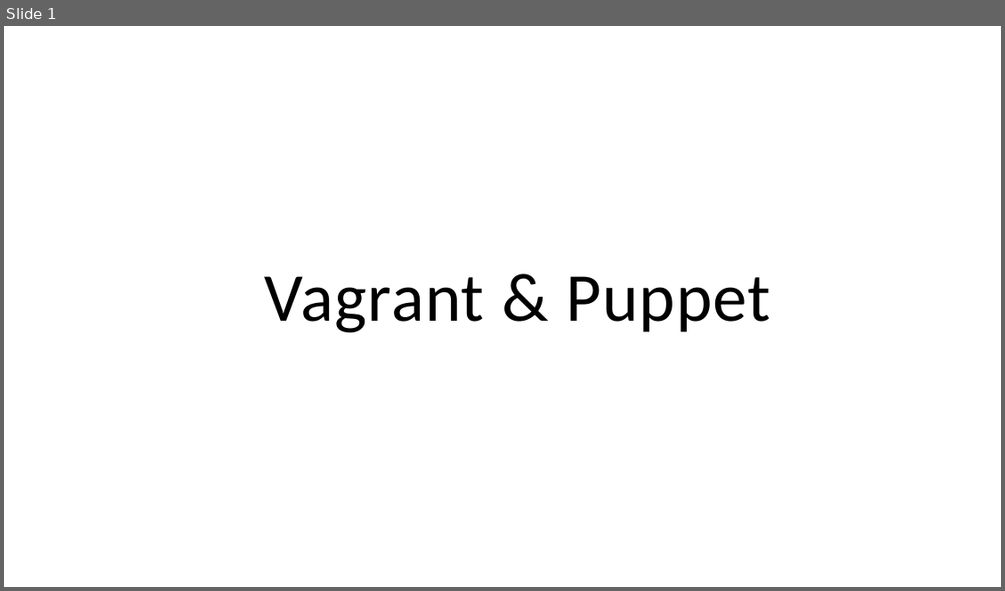
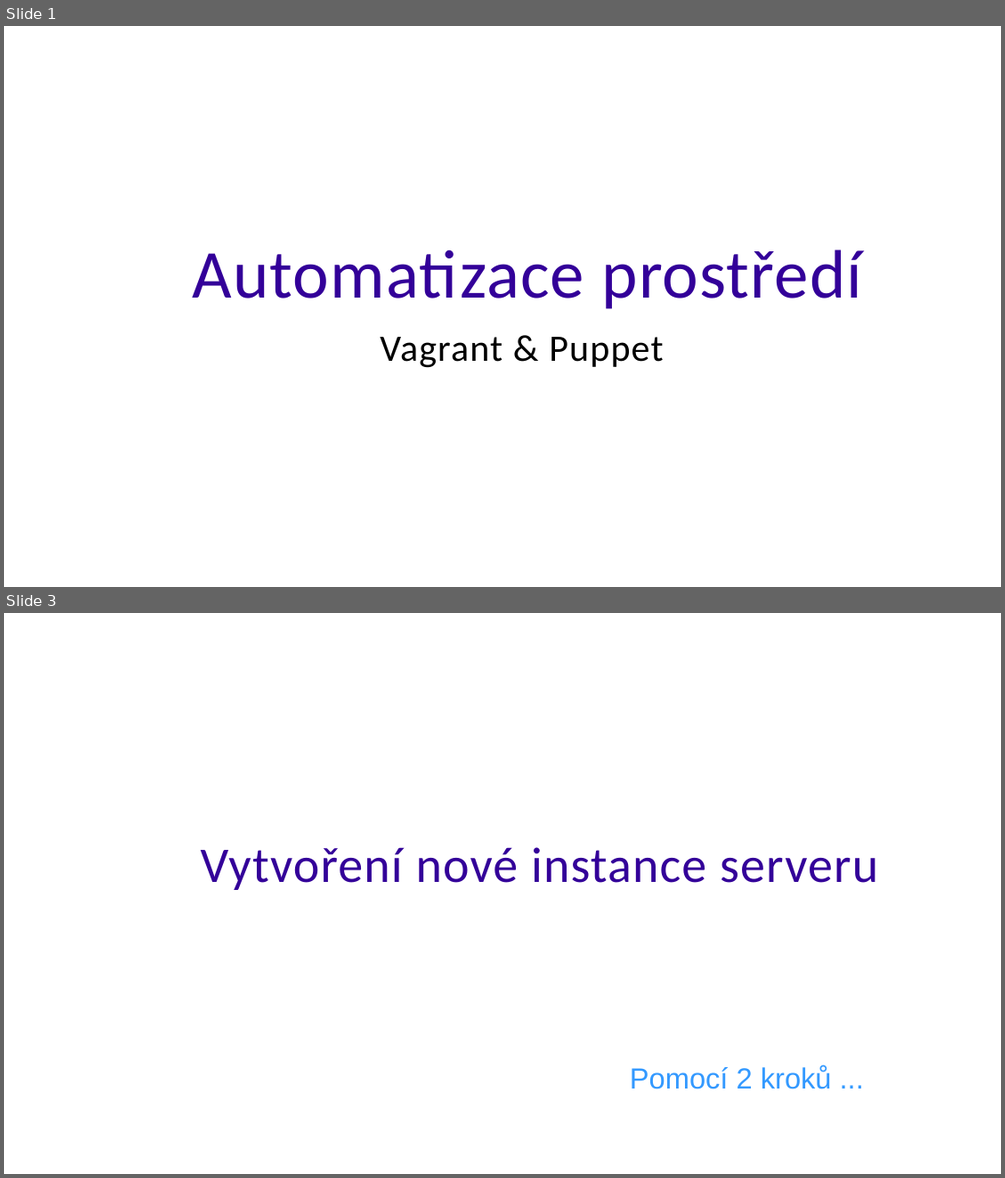
Before and after one commit to ondrej-smola/gdg_vagrant_puppet, a slide deck: gdg.odp. Shown one above the other, each under a label of ours: slide 1 before the commit, slides 1 and 3 after it; the slides between them are not shown. The pictures are 1005x591 and 1005x1178 pixels, drawn with LibreOffice and Linux fonts; fonts in the diff are those of the drawing; background and template pictures are left out. Boxes give left, top, right and bottom in pixels: in the first picture for what was removed or moved away, otherwise in the second. Text is boxed around its words. In the diff, an @@ line names an element or a change of style, - is before the commit and + after.

```diff
--- a/gdg.odp
+++ b/gdg.odp
@@ slide 3 added at (4, 613, 1001, 1174), background picture (left out) @@
@@ title added at (201, 847, 878, 890), 48 pt, text #330099 @@
+Vytvoření nové instance serveru
@@ text added at (630, 1065, 832, 1089), 28 pt, text #3399FF @@
+Pomocí 2 kroků ...
@@ slide 1 changed as well @@
@@ title added at (193, 249, 863, 309), 66 pt, text #330099 @@
+Automatizace prostředí
@@ text "Vagrant & Puppet": place and size @@
-text "Vagrant & Puppet" at (265, 276, 770, 333)
+text "Vagrant & Puppet" at (380, 337, 663, 368)
@@ text "Vagrant & Puppet" at (380, 337, 663, 368): size 66 to 36 pt; line spacing 0.8 to 1; vertical alignment bottom to top @@
```
Also in this commit, not shown: 4 other slides changed, 1 other slide added, 3 slides removed, 3 other files.
